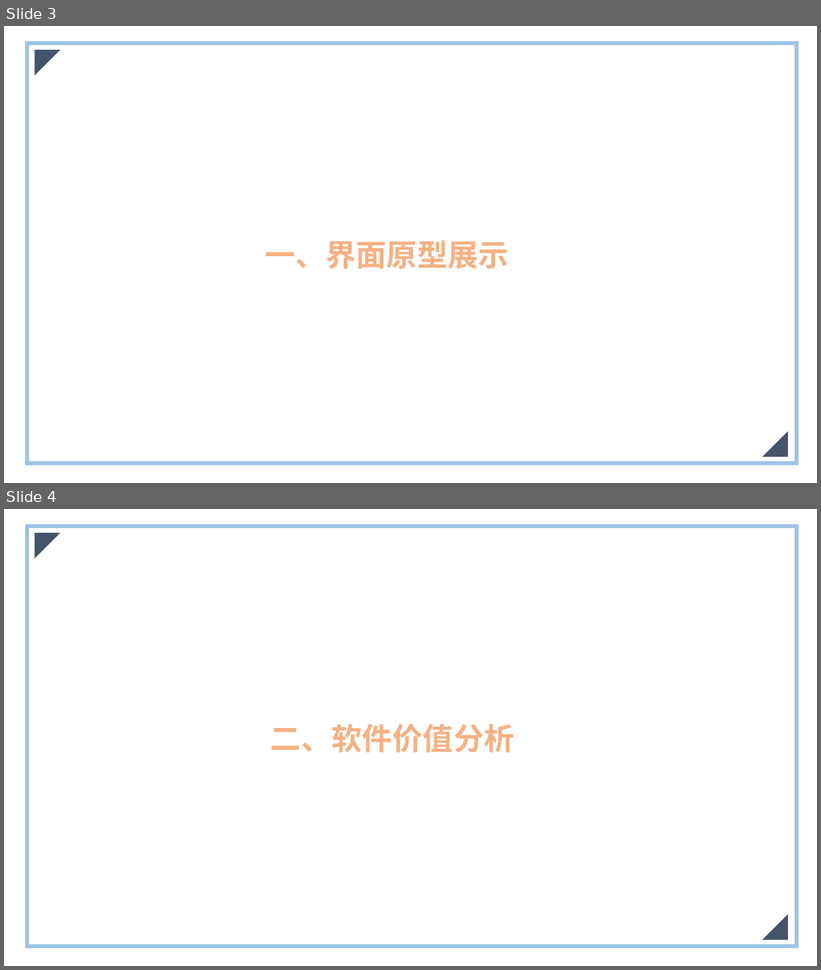
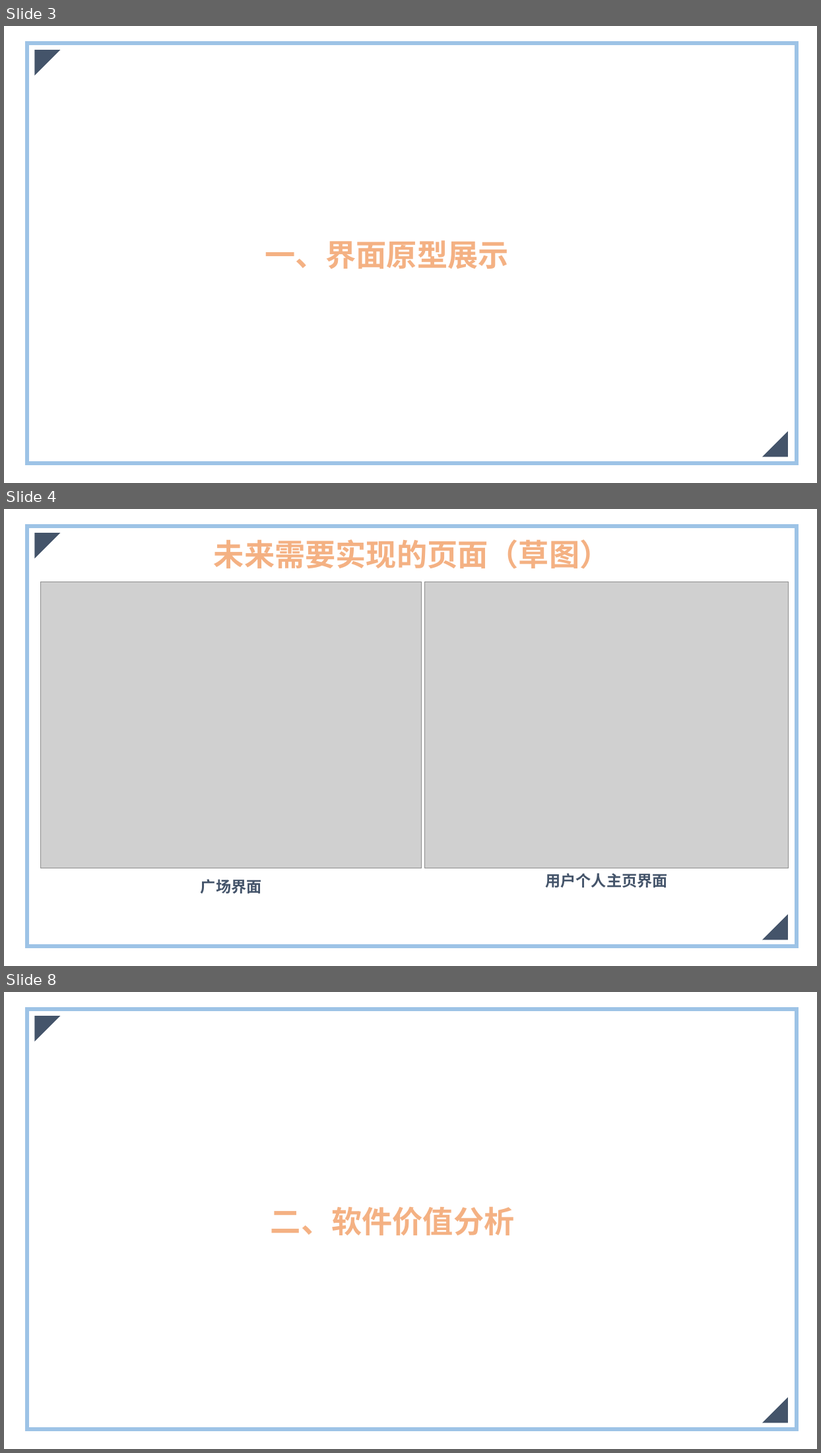
Before and after one commit to Horizon12275/Horizon12275-Online-Consultation-Platform, a slide deck: documents/界面原型迭代/Online-Consultation-Platform.pptx. Shown one above the other, each under a label of ours: slides 3 and 4 before the commit, slides 3, 4 and 8 after it; the slides between them are not shown. The pictures are 821x970 and 821x1453 pixels, drawn with LibreOffice and Linux fonts; fonts in the diff are those of the drawing; grey boxes stand for pictures. Boxes give left, top, right and bottom in pixels: in the first picture for what was removed or moved away, otherwise in the second. Text is boxed around its words. In the diff, an @@ line names an element or a change of style, - is before the commit and + after.

Commit message:
plaza 新技术栈实现

```diff
--- a/documents/界面原型迭代/Online-Consultation-Platform.pptx
+++ b/documents/界面原型迭代/Online-Consultation-Platform.pptx
@@ slide 4 added at bbox=[4, 509, 817, 966], background #FFFFFF @@
@@ rectangle added at bbox=[27, 526, 797, 947], outline #9DC3E6 4.5 pt @@
@@ right triangle added at bbox=[34, 533, 60, 559], fill #44546A @@
@@ text added at bbox=[214, 539, 611, 569], 36 pt, text #F4B183, bold @@
+未来需要实现的页面（草图）
@@ picture added at bbox=[40, 582, 422, 869] @@
@@ picture added at bbox=[425, 582, 789, 869] @@
@@ text added at bbox=[201, 879, 261, 894], 18 pt, text #44546A, bold @@
+广场界面
@@ text added at bbox=[546, 873, 668, 888], 18 pt, text #44546A, bold @@
+用户个人主页界面
@@ right triangle added at bbox=[762, 915, 788, 940], fill #44546A @@
@@ what was slide 4 is now slide 8 @@
```
Also in this commit, not shown: 3 other slides added, 5 other files.
